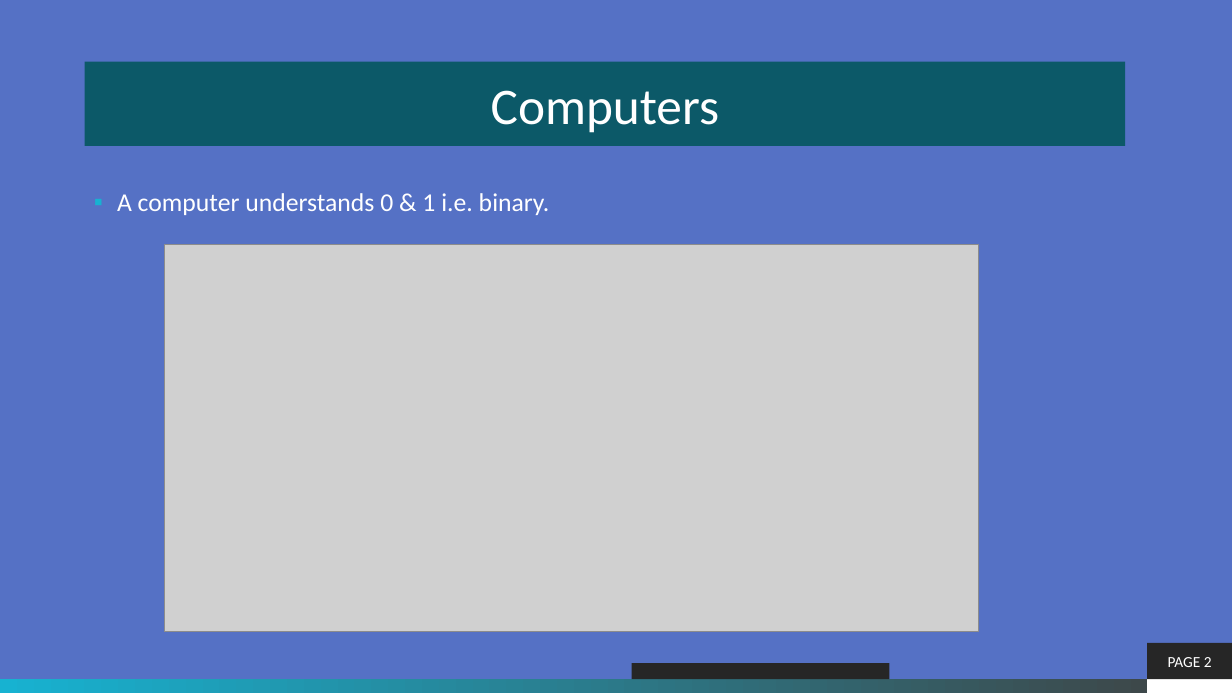
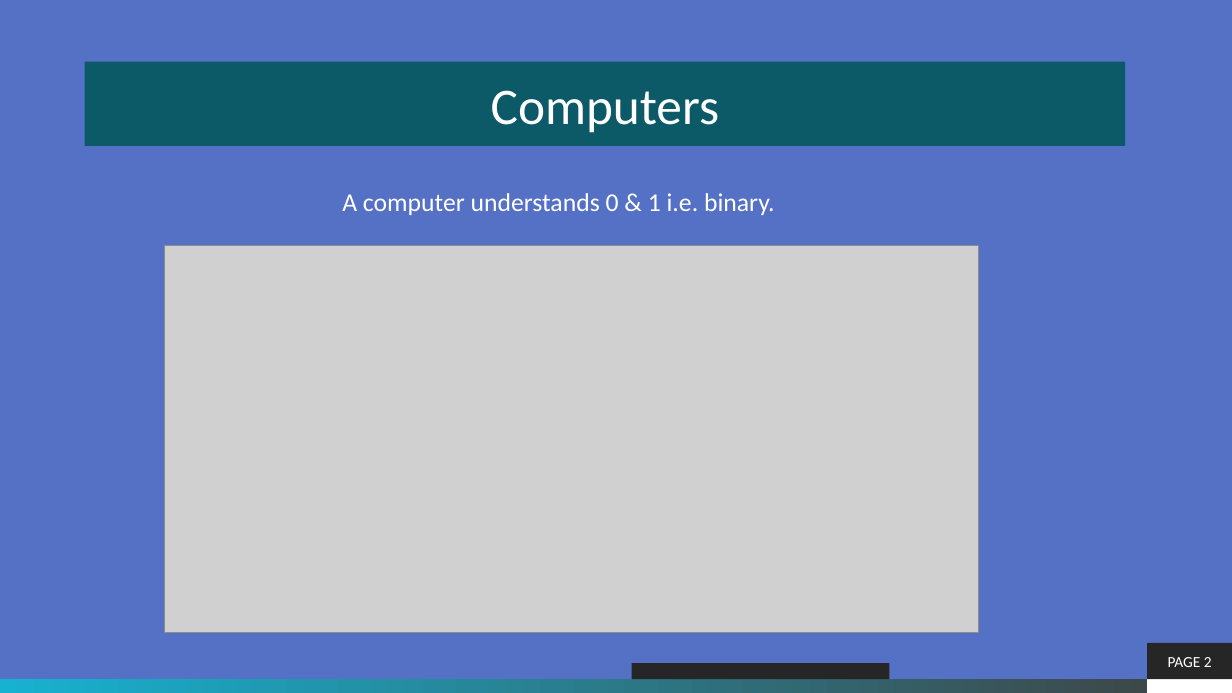
Before and after one commit to theLeonidas/Courses, a slide deck: slide 2 of courseMaterial/Objective-1-Java Language & Environment/1-Programming_Languages.pptx. Drawn at 1232x693 pixels with LibreOffice and Linux fonts; fonts in the diff are those of the drawing; grey boxes stand for pictures; background and template pictures are left out. Boxes give left, top, right and bottom in pixels: in the first picture for what was removed or moved away, otherwise in the second. Text is boxed around its words. In the diff, an @@ line names an element or a change of style, - is before the commit and + after.

```diff
--- a/courseMaterial/Objective-1-Java Language & Environment/1-Programming_Languages.pptx
+++ b/courseMaterial/Objective-1-Java Language & Environment/1-Programming_Languages.pptx
@@ text "A computer understands 0 & ..." at (342, 193, 775, 215): alignment left to centre; bullet ▪ to none @@
```
Also in this commit, not shown: 2 other slides changed, 2 slides added, 24 other files.
